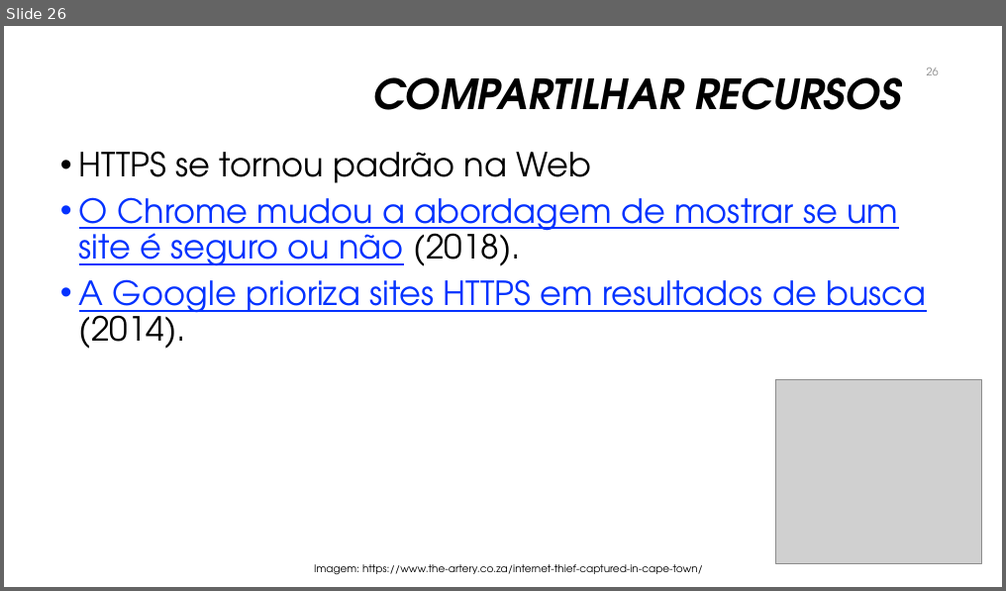
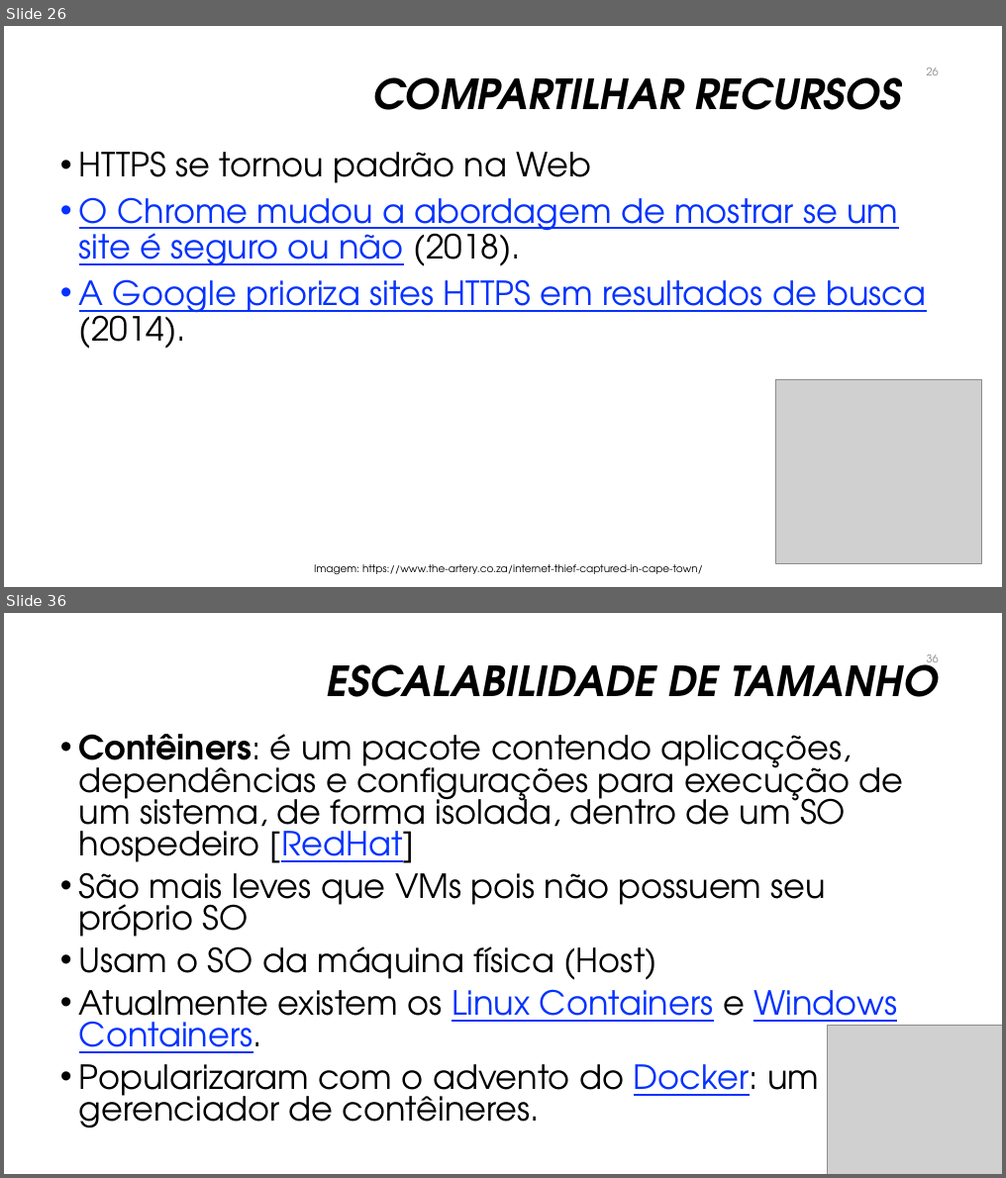
Before and after one commit to manoelcampos/sistemas-distribuidos, a slide deck: introducao-sd.pptx. Shown one above the other, each under a label of ours: slide 26 before the commit, slides 26 and 36 after it; the slides between them are not shown. The pictures are 1006x591 and 1006x1178 pixels, drawn with LibreOffice and Linux fonts; fonts in the diff are those of the drawing; grey boxes stand for pictures; background and template pictures are left out. Boxes give left, top, right and bottom in pixels: in the first picture for what was removed or moved away, otherwise in the second. Text is boxed around its words. In the diff, an @@ line names an element or a change of style, - is before the commit and + after.

```diff
--- a/introducao-sd.pptx
+++ b/introducao-sd.pptx
@@ slide 36 added at box(4, 613, 1002, 1174), background #FFFFFF @@
@@ title added at box(327, 655, 938, 697), 40 pt, text #000000, bold, italic @@
+ESCALABILIDADE DE TAMANHO
@@ page number added at box(927, 655, 939, 669), 10.5 pt, text #8C8C8C @@
+36
@@ text added at box(79, 734, 904, 1129), 32 pt, text #000000 @@
+• Contêiners: é um pacote contendo aplicações, dependências e configurações para execução de um sistema, de forma isolada, dentro de um SO hospedeiro [RedHat]
+• São mais leves que VMs pois não possuem seu próprio SO
+• Usam o SO da máquina física (Host)
+• Atualmente existem os Linux Containers e Windows Containers.
+• Popularizaram com o advento do Docker: um gerenciador de contêineres.
@@ picture added at box(828, 1026, 1002, 1174) @@
```
Also in this commit, not shown: 2 slides changed, 33 other slides added, 12 other files.
